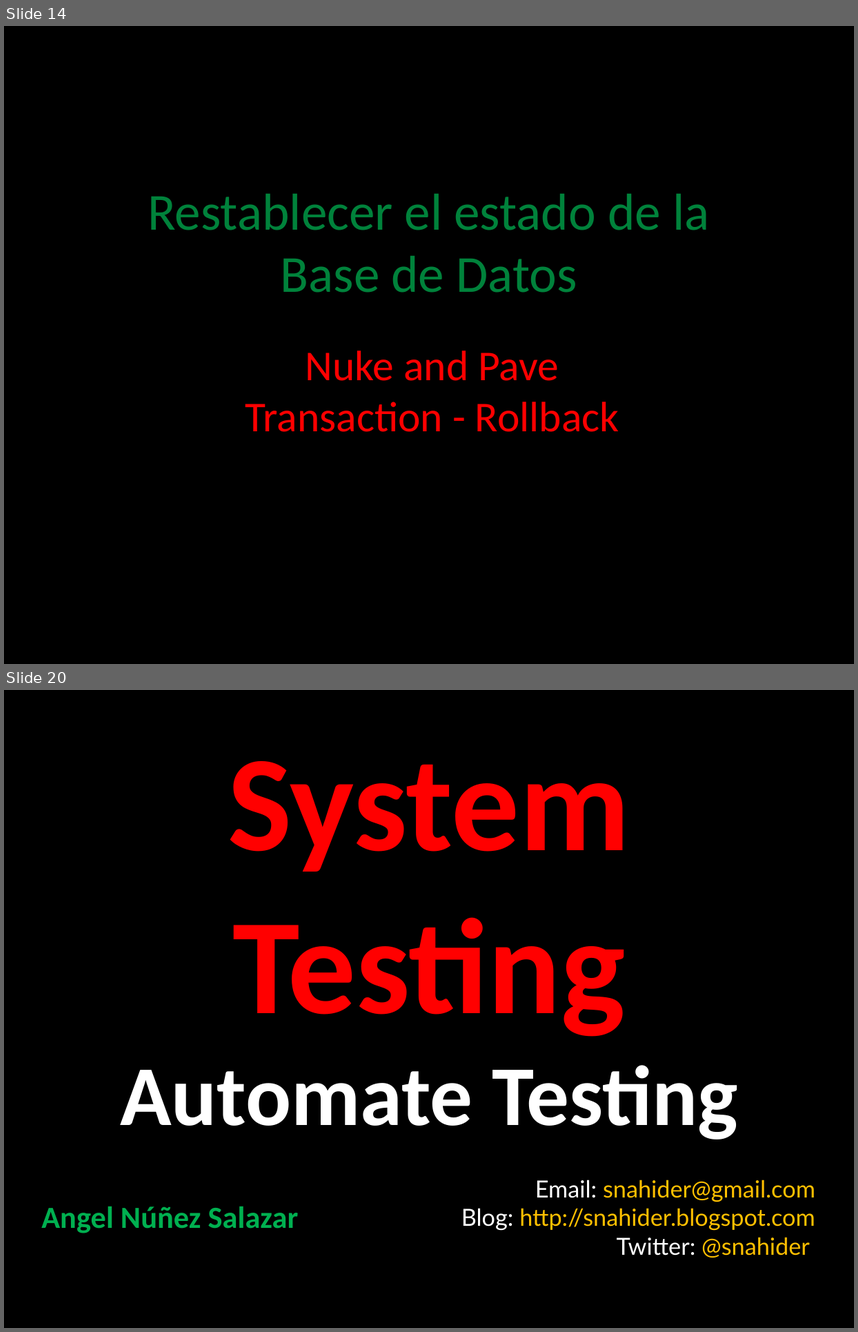
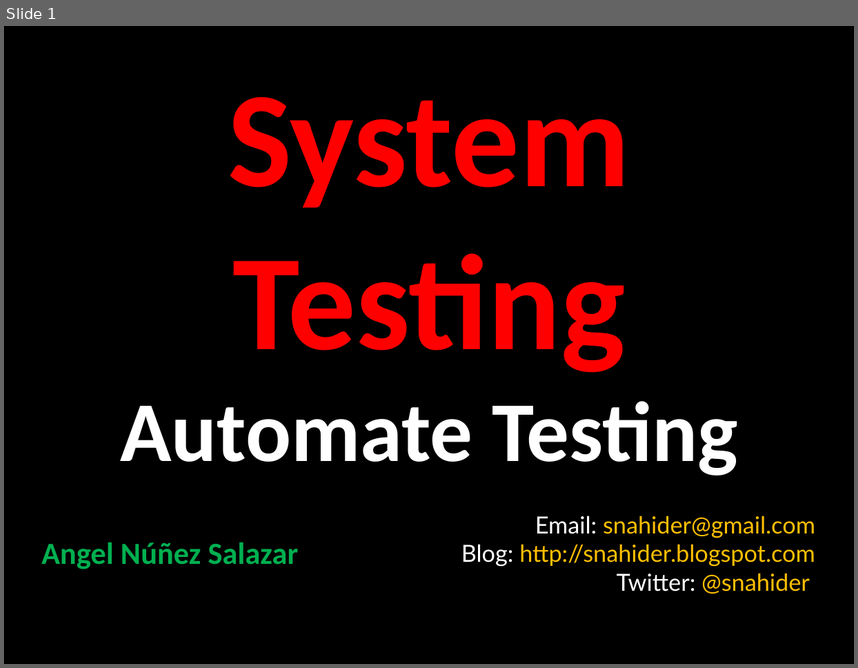
Before and after one commit to angelnunezsalazar/Test-Automation-Java, a slide deck: Diapositivas/TestingAutomatizado.pptx. Shown one above the other, each under a label of ours: slides 14 and 20 before the commit, slide 1 after it; the slides between them are not shown. The pictures are 858x1332 and 858x668 pixels, drawn with LibreOffice and Linux fonts; fonts in the diff are those of the drawing; background and template pictures are left out. Boxes give left, top, right and bottom in pixels: in the first picture for what was removed or moved away, otherwise in the second. Text is boxed around its words. In the diff, an @@ line names an element or a change of style, - is before the commit and + after.

```diff
--- a/Diapositivas/TestingAutomatizado.pptx
+++ b/Diapositivas/TestingAutomatizado.pptx
@@ slide 14 removed at (x1=4, y1=26, x2=854, y2=664), background picture (left out) @@
@@ title removed at (x1=148, y1=194, x2=709, y2=292) @@
-Restablecer el estado de la Base de Datos
@@ text removed at (x1=245, y1=350, x2=619, y2=432) @@
-Nuke and Pave
-Transaction - Rollback
@@ what was slide 20 is now slide 1 @@
```
Also in this commit, not shown: 18 other slides removed, 6 other files.
